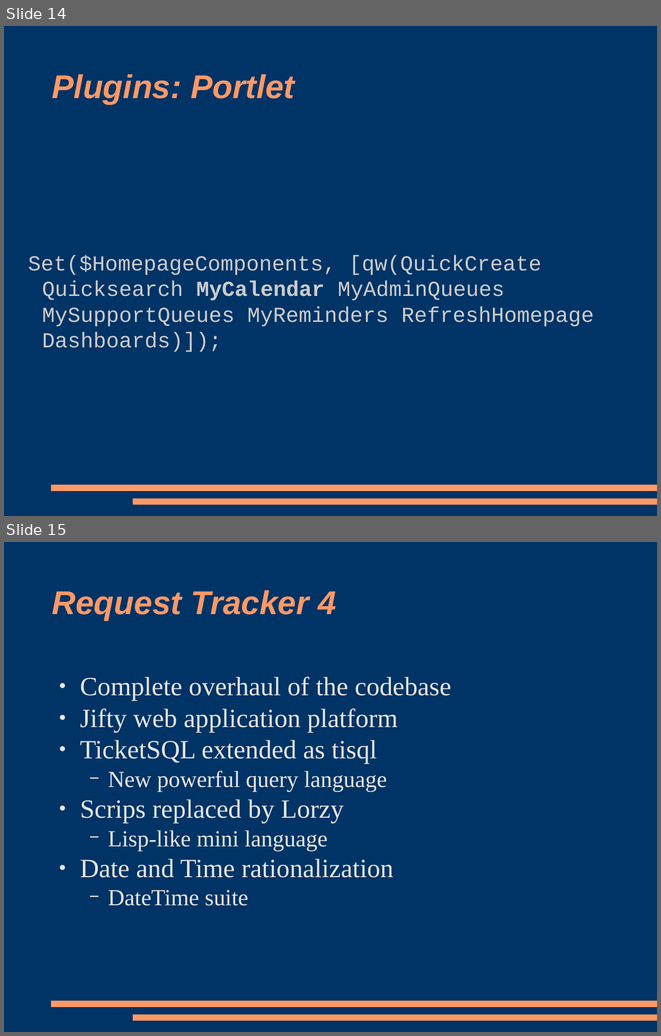
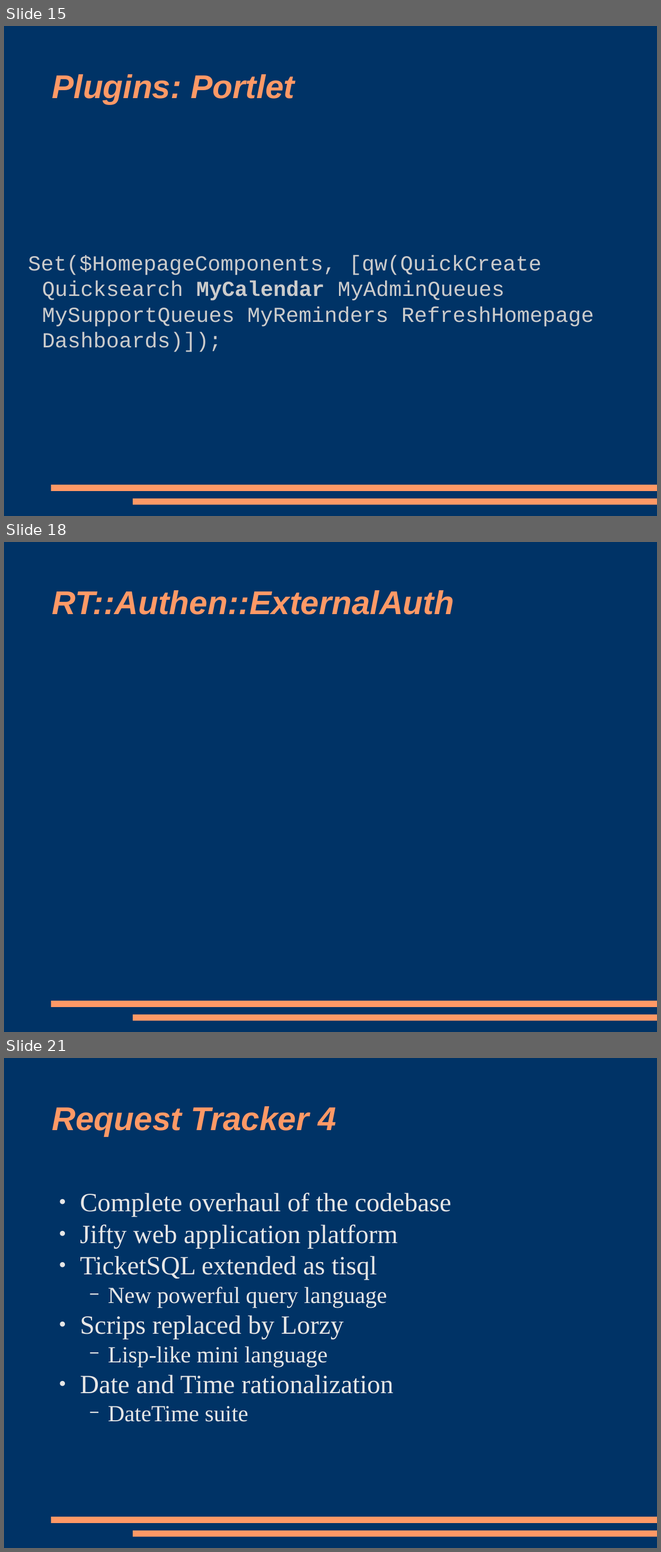
Before and after one commit to racke/Presentations, a slide deck: yapc2009/rt38.odp. Shown one above the other, each under a label of ours: slides 14 and 15 before the commit, slides 15, 18 and 21 after it; the slides between them are not shown. The pictures are 661x1036 and 661x1552 pixels, drawn with LibreOffice and Linux fonts; fonts in the diff are those of the drawing. Boxes give left, top, right and bottom in pixels: in the first picture for what was removed or moved away, otherwise in the second. Text is boxed around its words. In the diff, an @@ line names an element or a change of style, - is before the commit and + after.

```diff
--- a/yapc2009/rt38.odp
+++ b/yapc2009/rt38.odp
@@ slide 18 added at (4, 542, 657, 1032), background #003366; not listed: 2 template elements that a slide beside it also shows @@
@@ title added at (52, 590, 454, 615), 40 pt, text #FF9966, bold, italic @@
+RT::Authen::ExternalAuth
@@ what was slide 14 is now slide 15 @@
@@ what was slide 15 is now slide 21 @@
```
Also in this commit, not shown: 2 slides changed, 5 other slides added, 1 other file.
